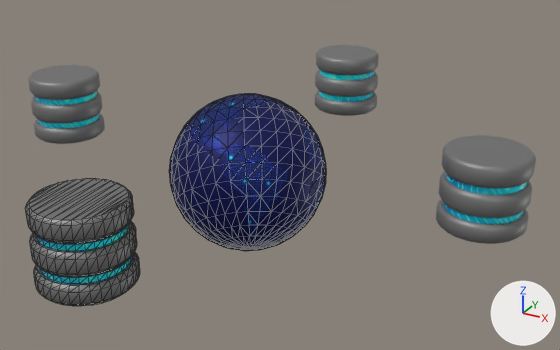
Two versions of the glTF model 0escena1/0escena1.gltf, one commit apart.
The view is the same before and after, from a 50 mm lens placed at (9.5, -15.59, 7.91), pointed at (0.73, 0.37, -0.07). The axes (+X, +Y, +Z) are drawn at lower right. The lights are the same throughout. Mesh edges are drawn as thin lines on the coarser meshes. Where no turn or scale is listed for an object, it has been applied to the vertices.

Script lines for the objects in view, before the commit:
```python
mat_planeta = principled_material('PLANETA')
mat_planeta.texture = img_textura_tierra
mat_planeta.metallic = 0.5
me_cylinder_000 = bpy.data.meshes.new('Cylinder.000')
me_cylinder_000.from_pydata(...)  # 512 vertices, 1020 faces; spans x -0.98..0.98, y -0.98..0.98, z -1.0..0.76
# faces by material slot: [128, 892]
me_cylinder_000.materials.append(mat_circuito)  # picture img_cables_jpg
me_cylinder_000.materials.append(mat_metal)  # picture img_metal
me_cylinder_002 = bpy.data.meshes.new('Cylinder.002')
me_cylinder_002.from_pydata(...)  # 512 vertices, 1020 faces; spans x -0.98..0.98, y -0.98..0.98, z -1.0..0.76
# faces by material slot: [128, 892]
me_cylinder_002.materials.append(mat_circuito)  # picture img_cables_jpg
me_cylinder_002.materials.append(mat_metal)  # picture img_metal
me_sphere_001 = bpy.data.meshes.new('Sphere.001')
me_sphere_001.from_pydata(...)  # 490 vertices, 990 faces; spans x -2.0..2.0, y -2.0..2.0, z -1.99..1.99
me_sphere_001.materials.append(mat_planeta)  # picture img_textura_tierra
ob_cylinder_000 = bpy.data.objects.new('Cylinder.000', me_cylinder_000)
ob_cylinder_000.location = (0.0, -6.0, 1.0)
ob_cylinder_003 = bpy.data.objects.new('Cylinder.003', me_cylinder_002)
ob_cylinder_003.location = (-6.0, 0.0, 1.0)
ob_sphere = bpy.data.objects.new('Sphere', me_sphere_001)
ob_sphere.location = (0.0, 0.0, 0.0)
# also in view: 'Cylinder.002' at (6.0, 0.0, 0.88); 'Cylinder.001' at (0.0, 6.0, 0.88)
```
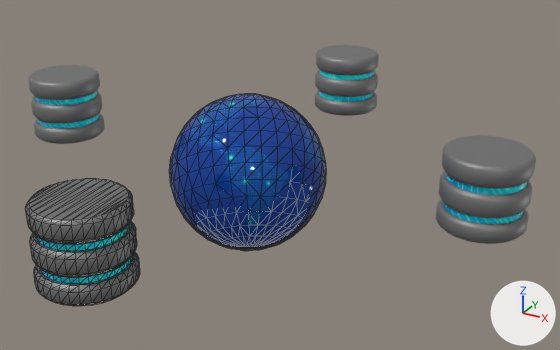
Edits to the bpy script that builds the scene:
```text
Change img_textura_tierra:
    img_textura_tierra: load_image('TEXTURA TIERRA', 'TEXTURA TIERRA.jpg', 2500, 1250, 'sRGB') -> load_image('TEXTURA TIERRA', 'TEXTURA TIERRA.jpg', 2500, 1250, 'Non-Color')
Change mat_planeta:
    remove # nodes: BsdfPrincipled, OutputMaterial, TexImage
    nodes: BsdfPrincipled, Math x2, OutputMaterial, SeparateColor, TexImage x2
```

Pixel boxes [x1, y1, x2, y2] of what changed, in the pictures (560 x 350 px):
'Sphere', surface changed: [169, 94, 326, 251] in both
